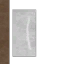
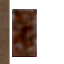
The second 64x64 image is a revision of the first. Changes to its layers:
showed "Rusty" over 12, 9, 37, 57
